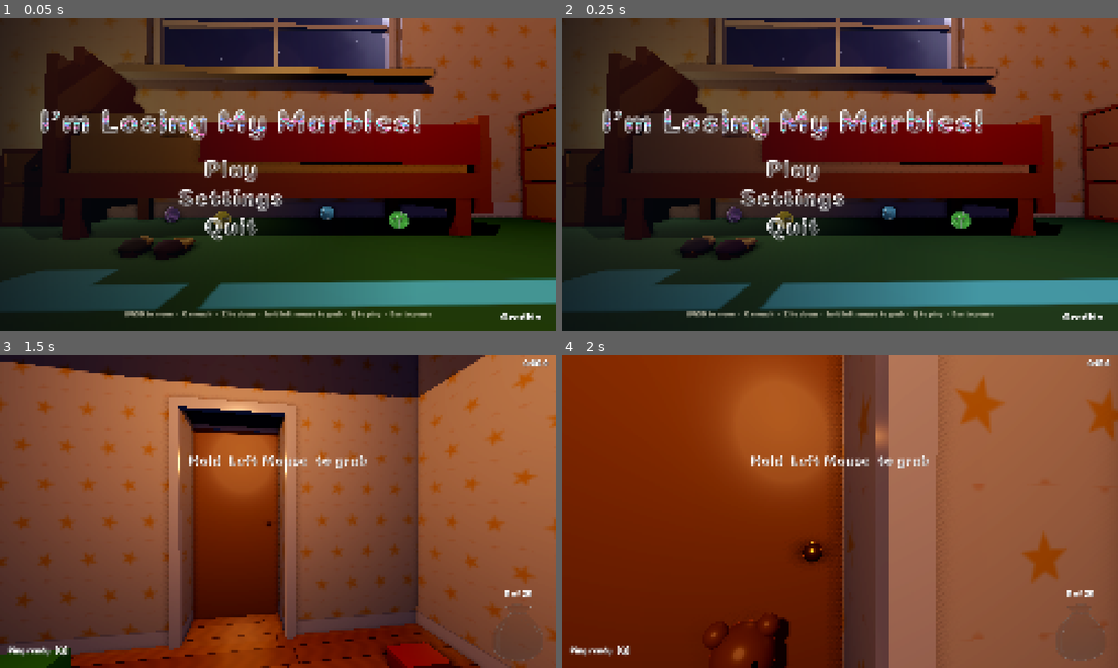
Above: before the commit, frames 1-4 (two rows, left to right).
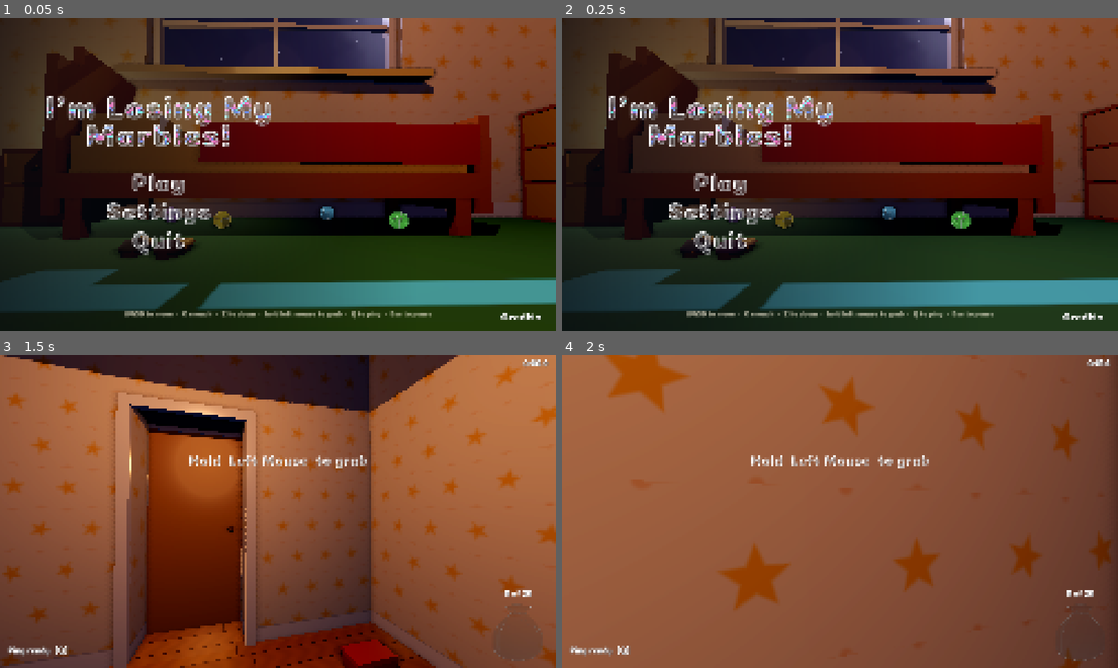
Above: after the commit, the same moments.

Repository: westo27/rummage
Game: Godot game, scene res://scenes/title.tscn
The game is run twice, just before and just after one commit, with the same random seed, the same clock (stepped at 60 frames per second) and the same inputs.
Inputs (mouse positions are in pixels of both pictures, inside the frame that each line leads up to; where the layout moved, square brackets give the same spot in the first picture):
- Up to frame 1 (0.05 s): no input
- Up to frame 2 (0.25 s): no input
- Up to frame 3 (1.5 s): click (155, 520) [233, 505] at 0.5 s; tap Enter at 1.25 s; move the mouse to (305, 511) at 1.27 s; hold W (move_forward) from 1.28 s (still down); hold Mouse wheel up (beam_further) from 1.28 s (still down); click (305, 511) at 1.42 s
- Up to frame 4 (2 s): keep holding W (move_forward); keep holding Mouse wheel up (beam_further)

The runs differ from the first frame. In frame 1, 7.7% of the frame differs, in the area x 7-76%, y 24-76%; in frame 2, 7.7%; in frame 3, 49%; in frame 4, 95%, in the area x 0-100%, y 0-100%.

Commit message:
Title screen: Marbles! on its own line

Diff:
--- a/scripts/title_screen.gd
+++ b/scripts/title_screen.gd
@@ -41,7 +41,7 @@
 	_panels.add_theme_constant_override("separation", 10)
 	centre.add_child(_panels)
 
-	var title := UiStyle.label("I’m Losing My Marbles!", UiStyle.TITLE_FONT_SIZE, UiStyle.CREAM)
+	var title := UiStyle.label("I’m Losing My\nMarbles!", UiStyle.TITLE_FONT_SIZE, UiStyle.CREAM)
 	title.horizontal_alignment = HORIZONTAL_ALIGNMENT_CENTER
 	title.add_theme_constant_override("line_spacing", 14)
 	UiStyle.set_marble_drift(title)
